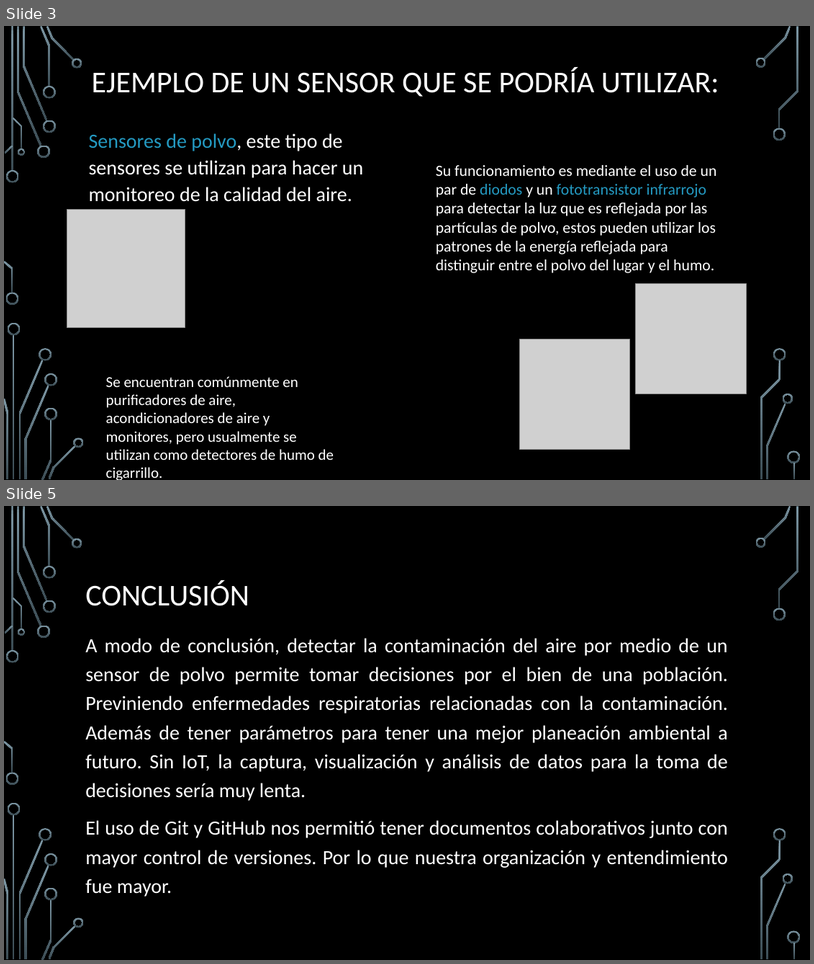
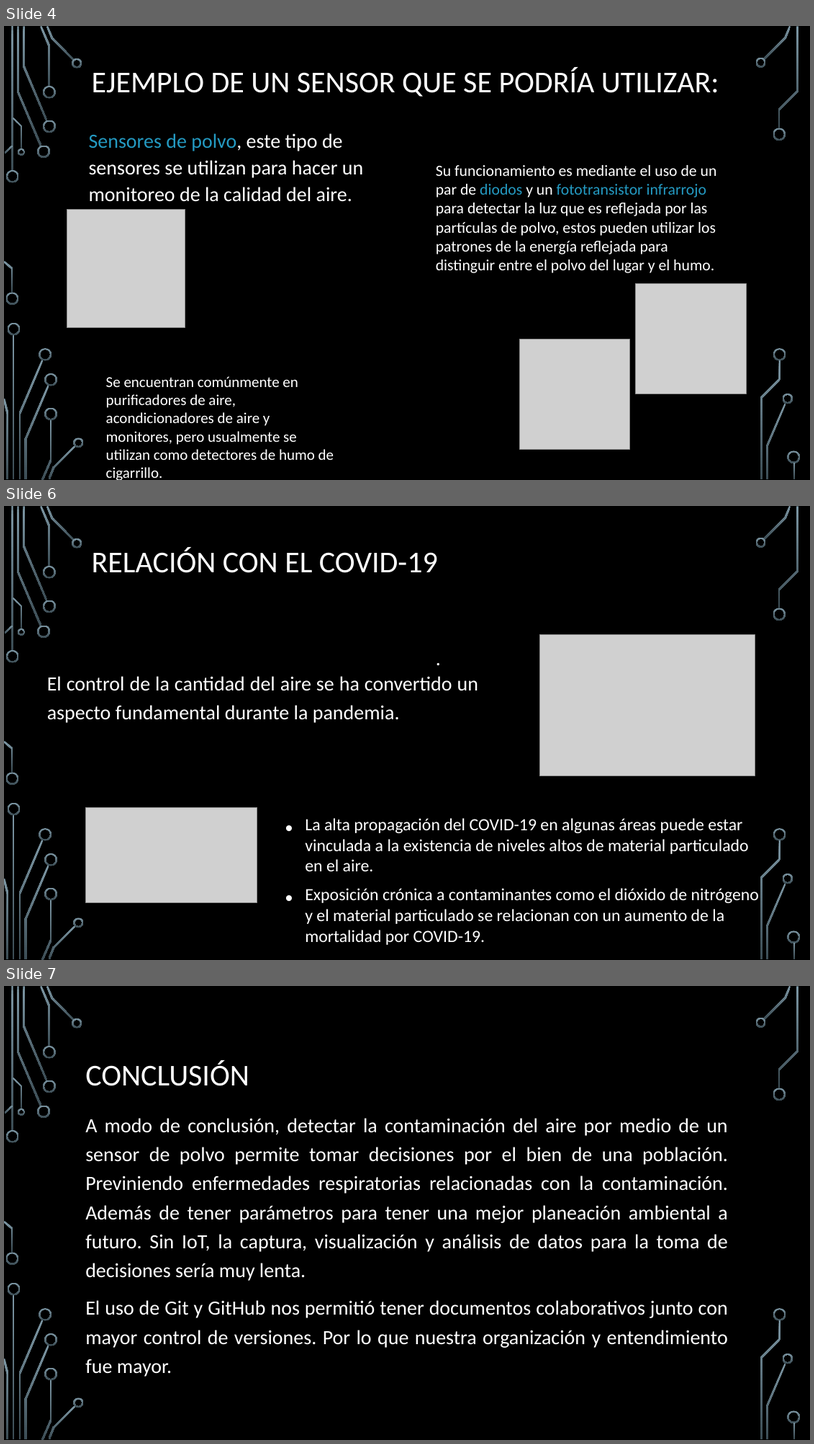
Before and after one commit to matheo-pw/Proyecto-CS, a slide deck: Proyecto Final CS.pptx. Shown one above the other, each under a label of ours: slides 3 and 5 before the commit, slides 4, 6 and 7 after it; the slides between them are not shown. The pictures are 814x964 and 814x1444 pixels, drawn with LibreOffice and Linux fonts; fonts in the diff are those of the drawing; grey boxes stand for pictures; background and template pictures are left out. Boxes give left, top, right and bottom in pixels: in the first picture for what was removed or moved away, otherwise in the second. Text is boxed around its words. In the diff, an @@ line names an element or a change of style, - is before the commit and + after.

```diff
--- a/Proyecto Final CS.pptx
+++ b/Proyecto Final CS.pptx
@@ slide 6 added at [4,506,810,960], background picture (left out); not listed: 36 template elements that a slide beside it also shows @@
@@ title added at [92,548,438,573], 36 pt, text #FFFFFF @@
+RELACIÓN CON EL COVID-19
@@ text added at [433,635,732,782], 24 pt, text #FFFFFF @@
+.
@@ picture added at [540,635,756,776] @@
@@ text added at [47,676,478,723], 24 pt, text #FFFFFF @@
+El control de la cantidad del aire se ha convertido un aspecto fundamental durante la pandemia.
@@ picture added at [85,807,257,902] @@
@@ text added at [305,818,759,944], 20.4 pt, text #FFFFFF @@
+• La alta propagación del COVID-19 en algunas áreas puede estar vinculada a la existencia de niveles altos de material particulado en el aire.
+• Exposición crónica a contaminantes como el dióxido de nitrógeno y el material particulado se relacionan con un aumento de la mortalidad por COVID-19.
@@ what was slide 3 is now slide 4 @@
@@ what was slide 5 is now slide 7 @@
```
Also in this commit, not shown: 2 slides changed, 2 other slides added, 1 other file.
